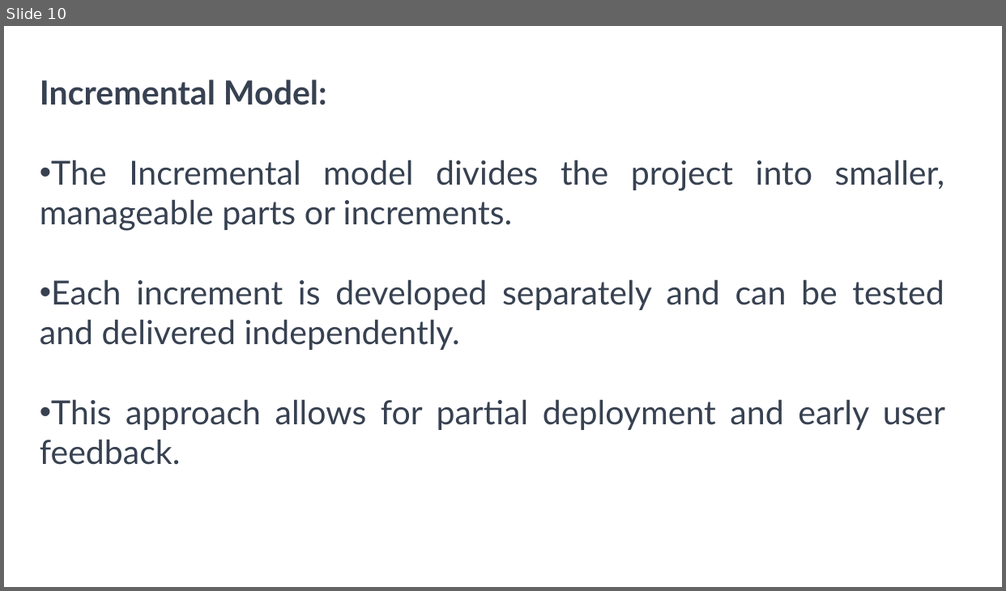
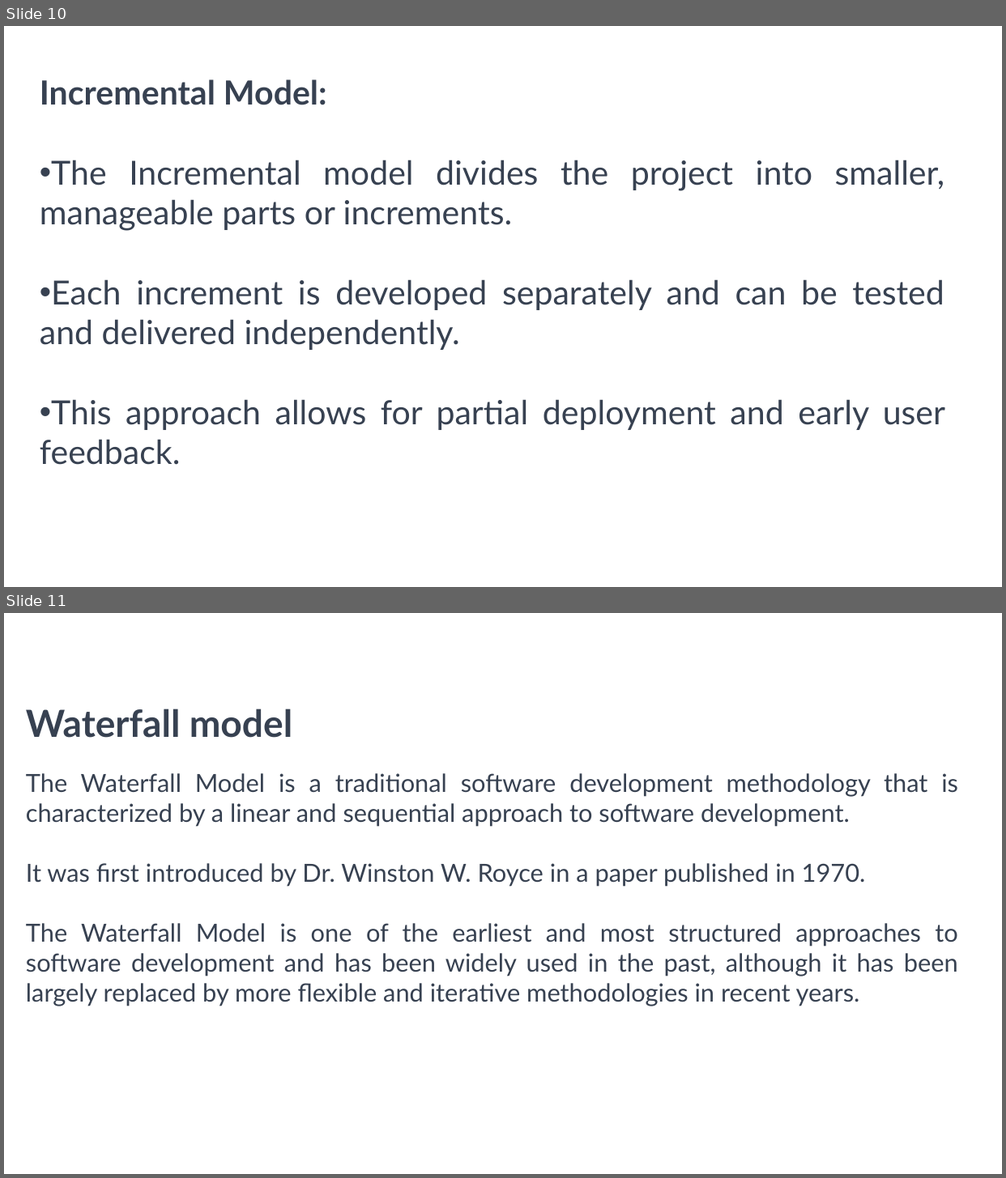
Before and after one commit to reni-varghese/ADP, a slide deck: SDLC Process Models.pptx. Shown one above the other, each under a label of ours: slide 10 before the commit, slides 10 and 11 after it. The pictures are 1006x591 and 1006x1178 pixels, drawn with LibreOffice and Linux fonts; fonts in the diff are those of the drawing. Boxes give left, top, right and bottom in pixels: in the first picture for what was removed or moved away, otherwise in the second. Text is boxed around its words. In the diff, an @@ line names an element or a change of style, - is before the commit and + after.

```diff
--- a/SDLC Process Models.pptx
+++ b/SDLC Process Models.pptx
@@ slide 11 added at (4,613,1002,1174), background #FFFFFF @@
@@ text added at (26,709,958,1007), 24 pt, text #374151 @@
+Waterfall model
+The Waterfall Model is a traditional software development methodology that is characterized by a linear and sequential approach to software development.
+It was first introduced by Dr. Winston W. Royce in a paper published in 1970.
+The Waterfall Model is one of the earliest and most structured approaches to software development and has been widely used in the past, although it has been largely replaced by more flexible and iterative methodologies in recent years.
```
Also in this commit, not shown: 3 other slides added, 7 slides removed.
